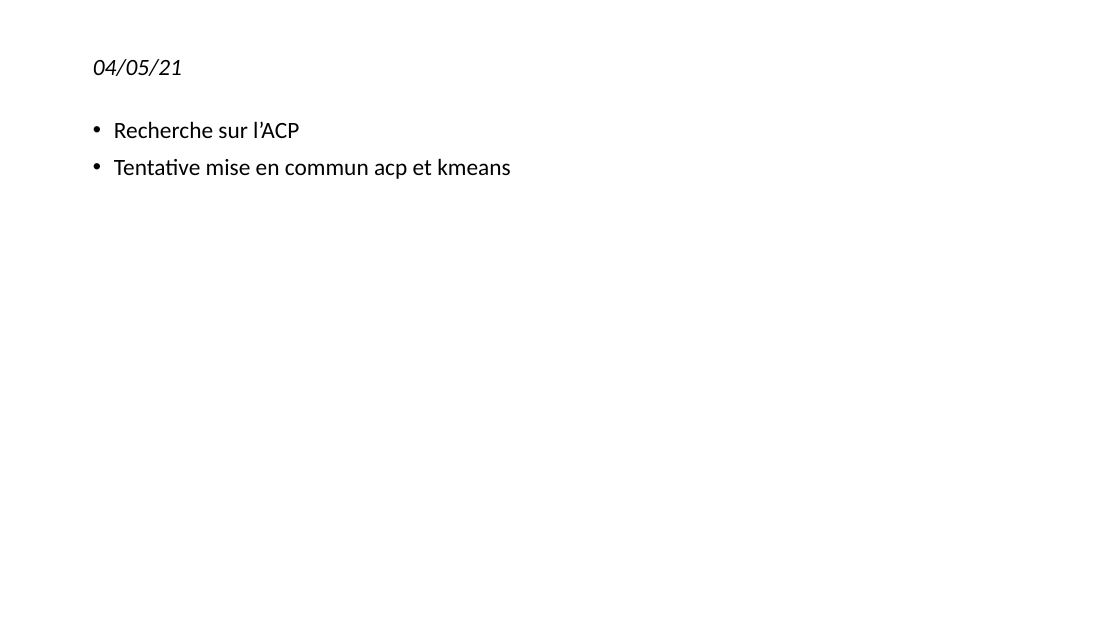
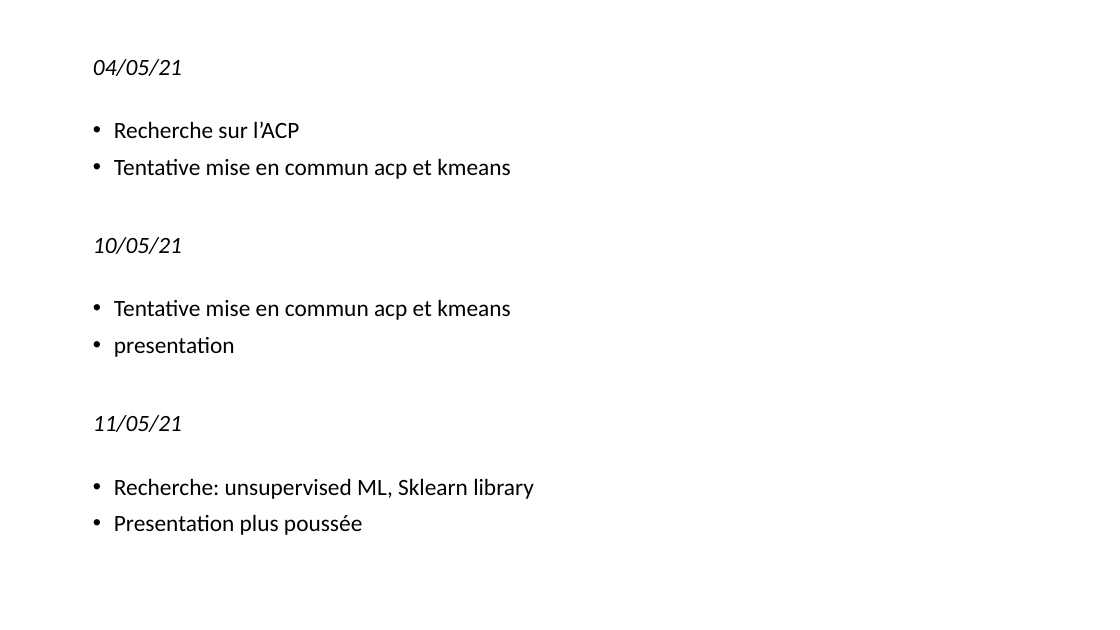
Before and after one commit to jtranchat/ML_HUB_HOUSE, a slide deck: slide 3 of ml/JournalNayet.pptx. Drawn at 1120x630 pixels with LibreOffice and Linux fonts; fonts in the diff are those of the drawing. Boxes give left, top, right and bottom in pixels: in the first picture for what was removed or moved away, otherwise in the second. Text is boxed around its words. In the diff, an @@ line names an element or a change of style, - is before the commit and + after.

```diff
--- a/ml/JournalNayet.pptx
+++ b/ml/JournalNayet.pptx
@@ text added at [93, 237, 182, 254], 20 pt, text #000000, italic @@
+10/05/21
@@ text added at [114, 299, 510, 357], 20 pt, text #000000 @@
+• Tentative mise en commun acp et kmeans
+• presentation
@@ text added at [93, 415, 182, 432], 20 pt, text #000000, italic @@
+11/05/21
@@ text added at [114, 478, 534, 535], 20 pt, text #000000 @@
+• Recherche: unsupervised ML, Sklearn library
+• Presentation plus poussée
```
